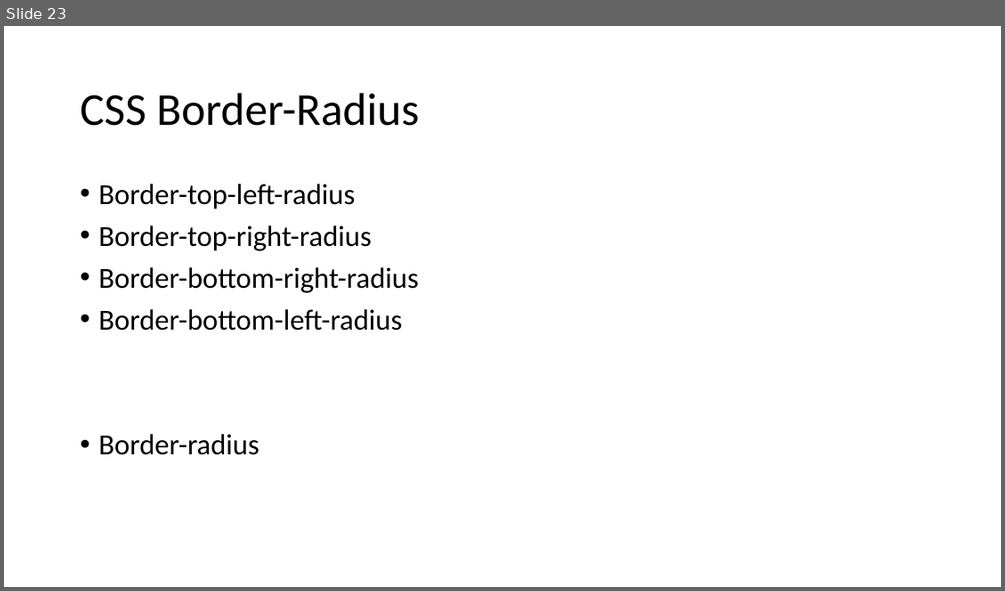
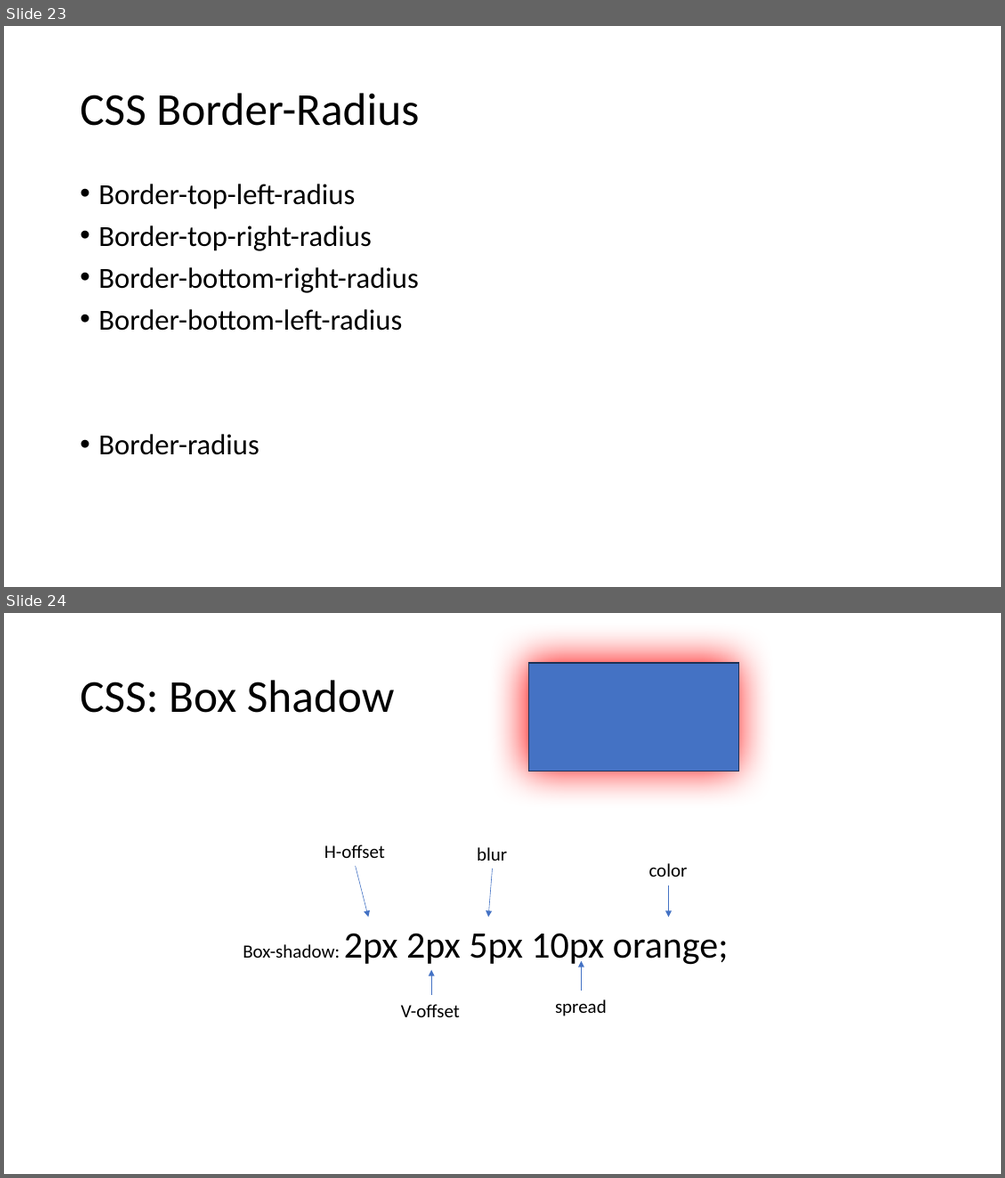
Before and after one commit to PiyushChaturvedii/Batch05, a slide deck: CSS3.pptx. Shown one above the other, each under a label of ours: slide 23 before the commit, slides 23 and 24 after it. The pictures are 1005x591 and 1005x1178 pixels, drawn with LibreOffice and Linux fonts; fonts in the diff are those of the drawing. Boxes give left, top, right and bottom in pixels: in the first picture for what was removed or moved away, otherwise in the second. Text is boxed around its words. In the diff, an @@ line names an element or a change of style, - is before the commit and + after.

```diff
--- a/CSS3.pptx
+++ b/CSS3.pptx
@@ slide 24 added at [4, 613, 1001, 1174], background #FFFFFF @@
@@ rectangle added at [529, 663, 739, 771], fill #4472C4, outline #1E3256 1 pt @@
@@ title added at [80, 680, 395, 713], 44 pt, text #000000 @@
+CSS: Box Shadow
@@ text added at [324, 844, 385, 858], 18 pt, text #000000 @@
+H-offset
@@ text added at [477, 847, 507, 860], 18 pt, text #000000 @@
+blur
@@ arrow added from (356, 866) to (368, 916), #4472C4 0.5 pt @@
@@ arrow added from (493, 868) to (488, 916), #4472C4 0.5 pt @@
@@ text added at [649, 863, 688, 876], 18 pt, text #000000 @@
+color
@@ arrow added from (669, 885) to (669, 916), #4472C4 0.5 pt @@
@@ text added at [243, 933, 728, 966], 36 pt, text #000000 @@
+Box-shadow: 2px 2px 5px 10px orange;
@@ arrow added from (432, 995) to (432, 970), #4472C4 0.5 pt @@
@@ arrow added from (582, 990) to (582, 961), #4472C4 0.5 pt @@
@@ text added at [401, 1004, 460, 1017], 18 pt, text #000000 @@
+V-offset
@@ text added at [555, 999, 607, 1016], 18 pt, text #000000 @@
+spread
```
Also in this commit, not shown: 2 other slides added, 3 other files.
